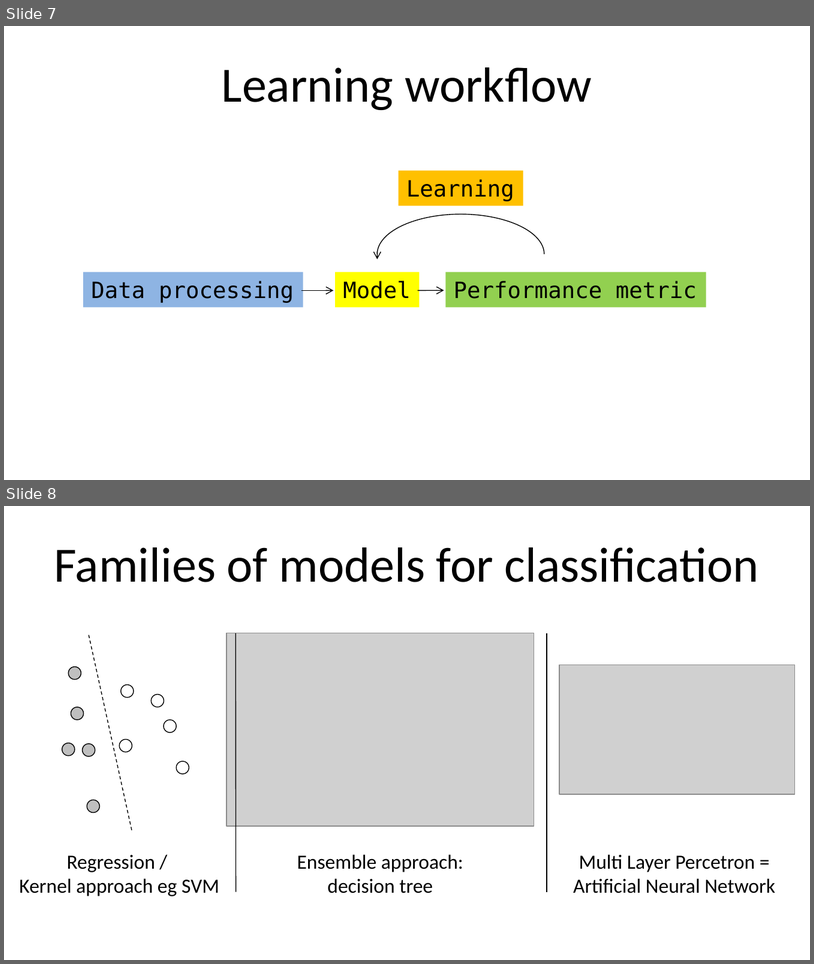
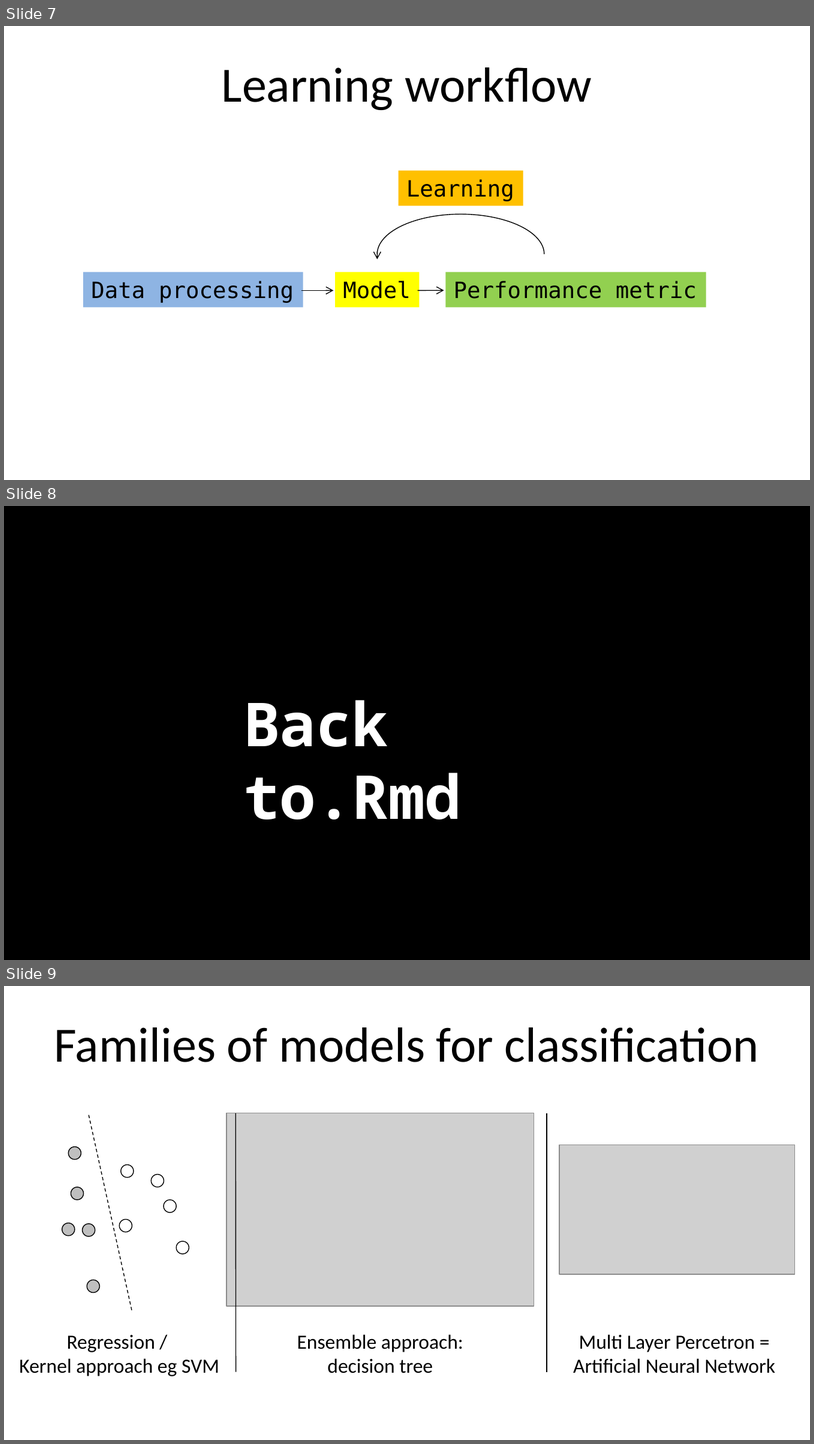
Before and after one commit to Monia234/IFSBM-bigdata, a slide deck: TP_IFSBM_module12/2020/labs/lab_2/TP_DL.pptx. Shown one above the other, each under a label of ours: slides 7 and 8 before the commit, slides 7, 8 and 9 after it. The pictures are 814x964 and 814x1444 pixels, drawn with LibreOffice and Linux fonts; fonts in the diff are those of the drawing; grey boxes stand for pictures. Boxes give left, top, right and bottom in pixels: in the first picture for what was removed or moved away, otherwise in the second. Text is boxed around its words. In the diff, an @@ line names an element or a change of style, - is before the commit and + after.

```diff
--- a/TP_IFSBM_module12/2020/labs/lab_2/TP_DL.pptx
+++ b/TP_IFSBM_module12/2020/labs/lab_2/TP_DL.pptx
@@ slide 8 added at box(4, 506, 810, 960), background #000000 @@
@@ text added at box(243, 700, 461, 819), 54 pt, text #FFFFFF, bold @@
+Back to.Rmd
@@ what was slide 8 is now slide 9 @@
```
Also in this commit, not shown: 1 slide changed, 8 other slides added, 5 slides removed.
